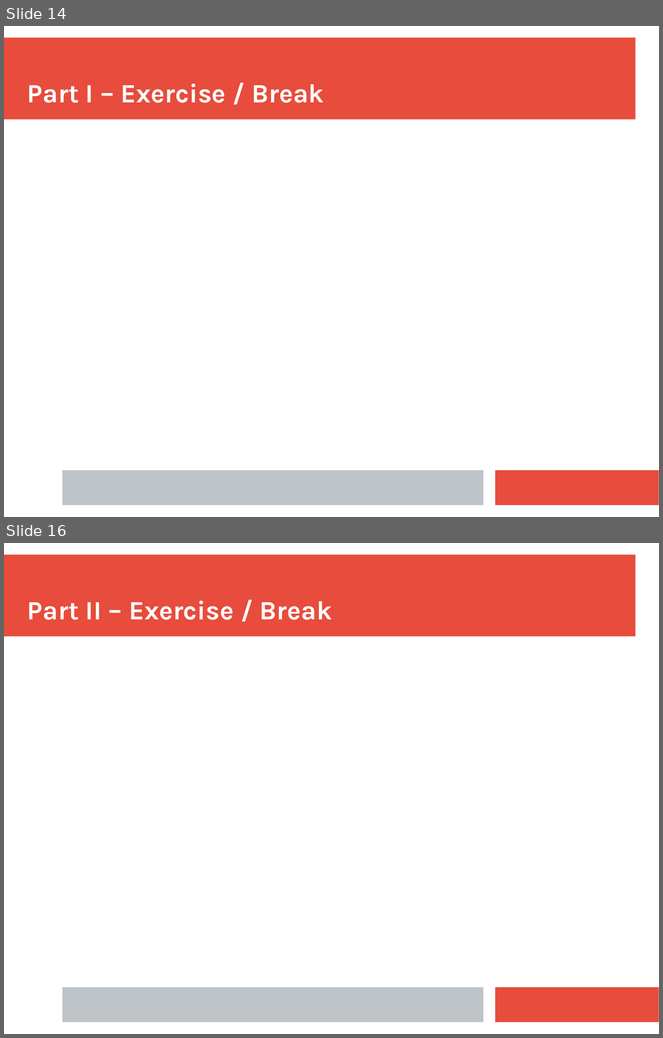
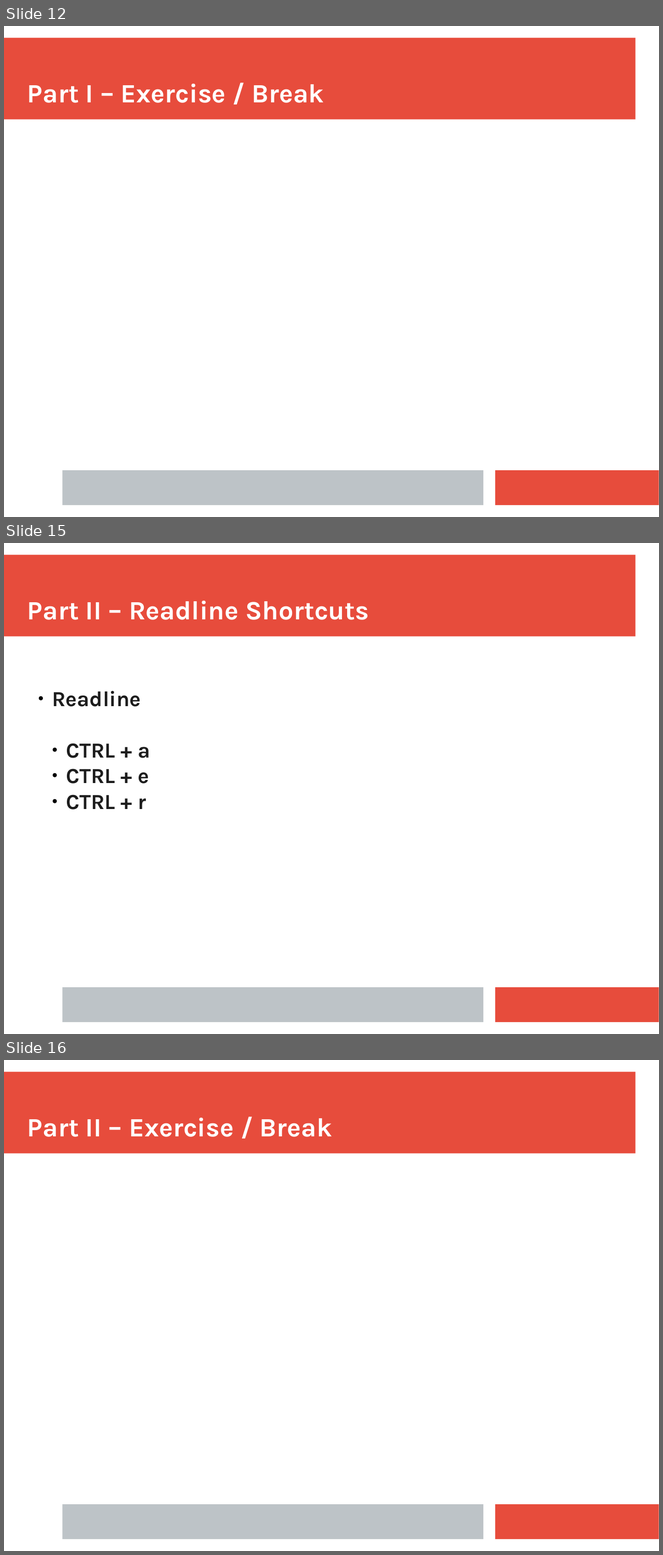
Before and after one commit to ianmiell/introduction-to-the-command-line, a slide deck: slides/introduction_to_the_command_line.pptx. Shown one above the other, each under a label of ours: slides 14 and 16 before the commit, slides 12, 15 and 16 after it; the slides between them are not shown. The pictures are 663x1038 and 663x1555 pixels, drawn with LibreOffice and Linux fonts; fonts in the diff are those of the drawing. Boxes give left, top, right and bottom in pixels: in the first picture for what was removed or moved away, otherwise in the second. Text is boxed around its words. In the diff, an @@ line names an element or a change of style, - is before the commit and + after.

```diff
--- a/slides/introduction_to_the_command_line.pptx
+++ b/slides/introduction_to_the_command_line.pptx
@@ slide 15 added at [4, 543, 659, 1034], background #FFFFFF; not listed: 3 template elements that a slide beside it also shows @@
@@ text added at [27, 601, 369, 620], 32 pt, text #FFFFFF, bold @@
+Part II – Readline Shortcuts
@@ text added at [52, 691, 150, 810], 26 pt, text #1C1C1C, bold @@
+● Readline
+  ● CTRL + a
+  ● CTRL + e
+  ● CTRL + r
@@ what was slide 14 is now slide 12 @@
```
Also in this commit, not shown: 4 slides changed, 1 other slide added, 2 slides removed, 1 other file.
